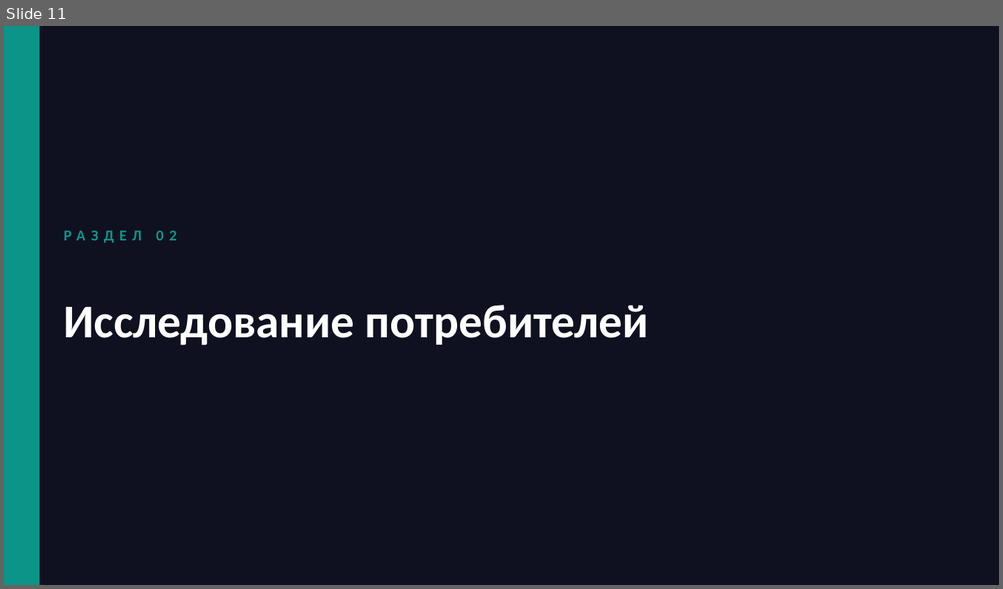
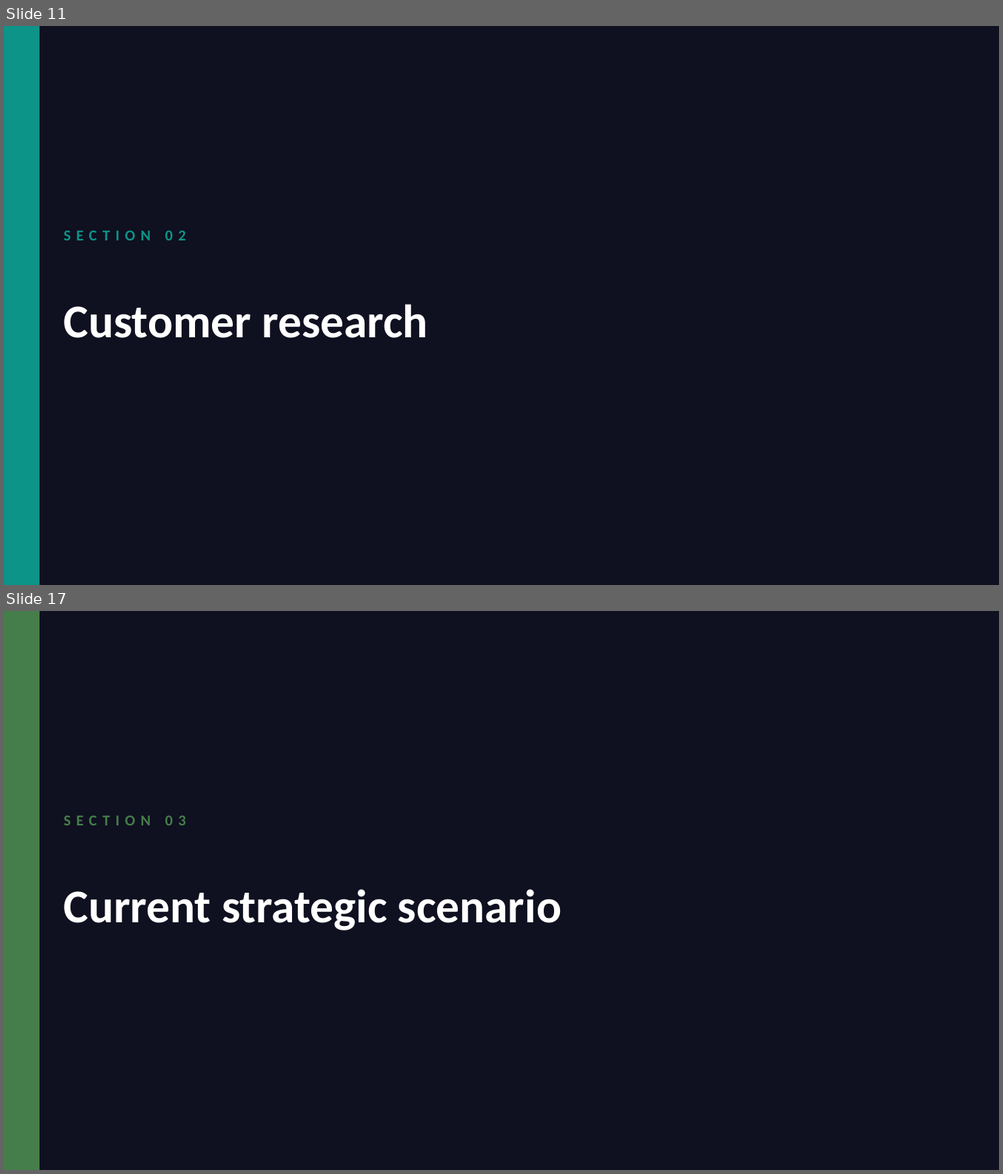
Before and after one commit to ipavelm/ultimate-product-discovery-skill, a slide deck: assets/presentation-template.pptx. Shown one above the other, each under a label of ours: slide 11 before the commit, slides 11 and 17 after it; the slides between them are not shown. The pictures are 1003x589 and 1003x1174 pixels, drawn with LibreOffice and Linux fonts; fonts in the diff are those of the drawing. Boxes give left, top, right and bottom in pixels: in the first picture for what was removed or moved away, otherwise in the second. Text is boxed around its words. In the diff, an @@ line names an element or a change of style, - is before the commit and + after.

```diff
--- a/assets/presentation-template.pptx
+++ b/assets/presentation-template.pptx
@@ slide 17 added at box(4, 611, 999, 1170), background #0F1020 @@
@@ rectangle added at box(4, 611, 39, 1170), fill #457E4A, outline #457E4A 1 pt @@
@@ text added at box(64, 815, 186, 826), 11 pt, text #457E4A, bold @@
+SECTION 03
@@ text added at box(64, 889, 561, 931), 34 pt, text #FFFFFF, bold @@
+Current strategic scenario
@@ slide 11 changed as well @@
@@ text at box(64, 230, 186, 241): text changed @@
-РАЗДЕЛ 02
+SECTION 02
@@ text at box(64, 304, 427, 338): text changed @@
-Исследование потребителей
+Customer research
```
Also in this commit, not shown: 24 other slides changed, 8 other slides added, 9 slides removed, 6 other files.
